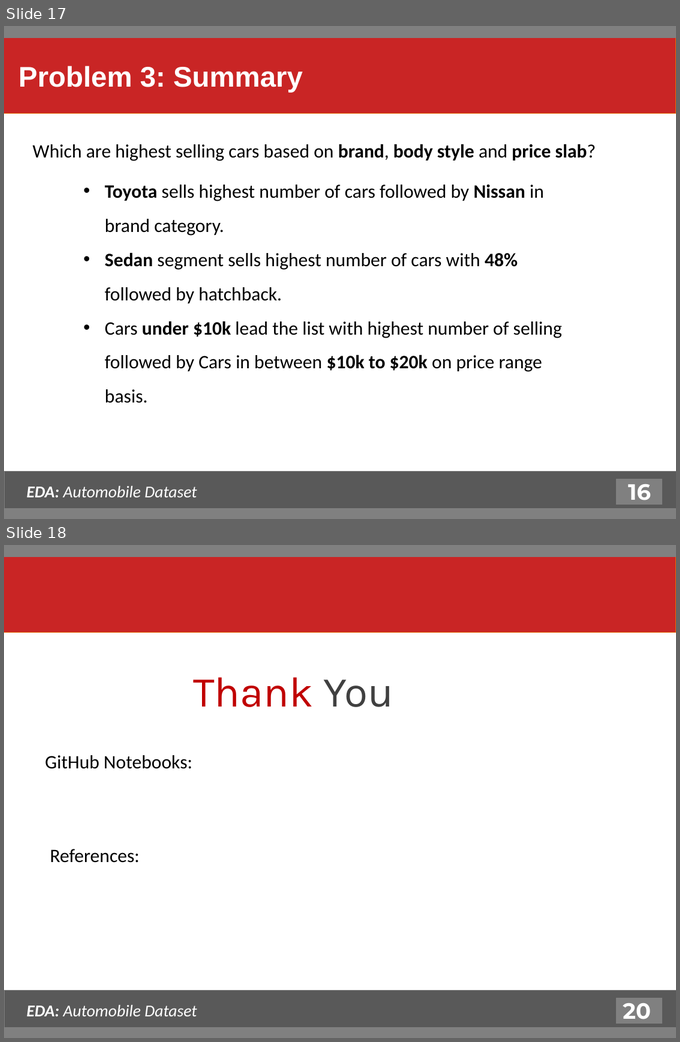
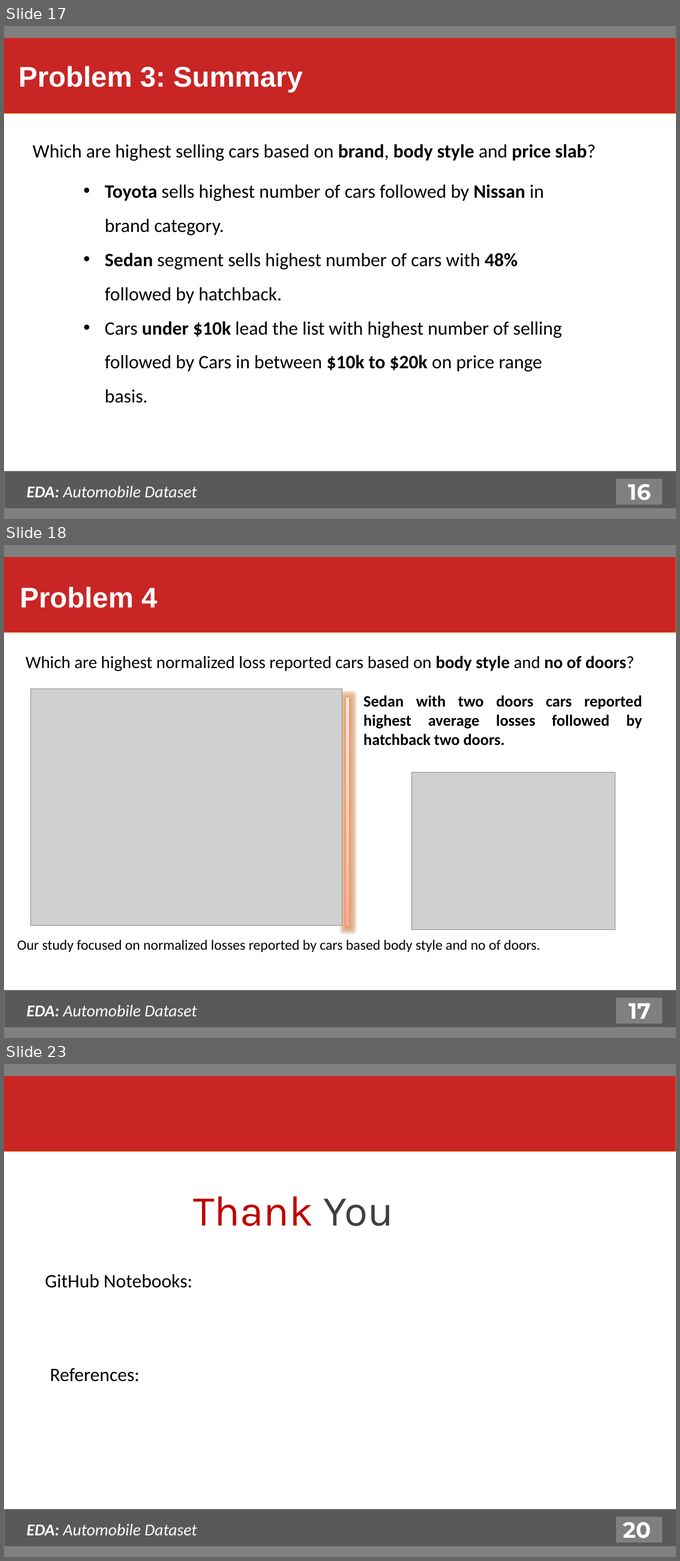
Before and after one commit to purnananda/Automobile_EDA, a slide deck: EDA_Automobile_Dataset.pptx. Shown one above the other, each under a label of ours: slides 17 and 18 before the commit, slides 17, 18 and 23 after it; the slides between them are not shown. The pictures are 680x1042 and 680x1561 pixels, drawn with LibreOffice and Linux fonts; fonts in the diff are those of the drawing; grey boxes stand for pictures. Boxes give left, top, right and bottom in pixels: in the first picture for what was removed or moved away, otherwise in the second. Text is boxed around its words. In the diff, an @@ line names an element or a change of style, - is before the commit and + after.

```diff
--- a/EDA_Automobile_Dataset.pptx
+++ b/EDA_Automobile_Dataset.pptx
@@ slide 18 added at (4,545,676,1038), background #FFFFFF @@
@@ rectangle added at (4,556,676,632), fill #C92525, outline #E46C0A 0.75 pt, 36 pt, text #FFFFFF, bold @@
+Problem 4
@@ rectangle added at (4,545,676,556), fill #808080, outline #808080 0.75 pt @@
@@ text added at (26,655,635,671), 22 pt, text #000000 @@
+Which are highest normalized loss reported cars based on body style and no of doors?
@@ picture added at (31,688,342,925) @@
@@ rectangle added at (346,697,349,925), fill gradient #FFA6A5 to #FFC0BF to #FFE7E7 @@
@@ text added at (363,695,642,745), 20 pt, text #000000, bold @@
+Sedan with two doors cars reported highest average losses followed by hatchback two doors.
@@ picture added at (412,772,615,930) @@
@@ text added at (17,939,540,952), 18 pt, text #000000 @@
+Our study focused on normalized losses reported by cars based body style and no of doors.
@@ rectangle added at (4,990,676,1029), fill #595959, outline #808080 0.75 pt @@
@@ text added at (27,1005,197,1016), 21 pt, text #FFFFFF, italic @@
+EDA: Automobile Dataset
@@ rectangle added at (615,997,663,1024), fill #808080, outline #595959 2 pt @@
@@ text added at (629,1003,651,1018), 28 pt, text #FFFFFF, bold @@
+17
@@ rectangle added at (4,1027,676,1038), fill #808080, outline #808080 0.75 pt @@
@@ what was slide 18 is now slide 23 @@
```
Also in this commit, not shown: 1 slide changed, 4 other slides added.
